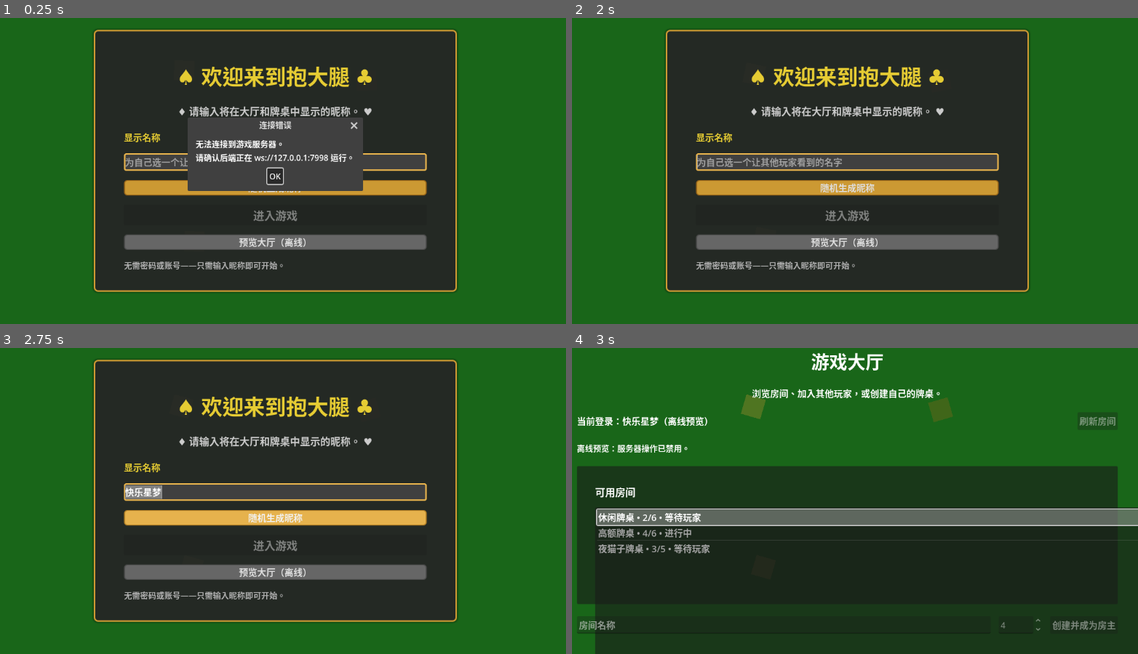
Above: before the commit, frames 1-4 (two rows, left to right).
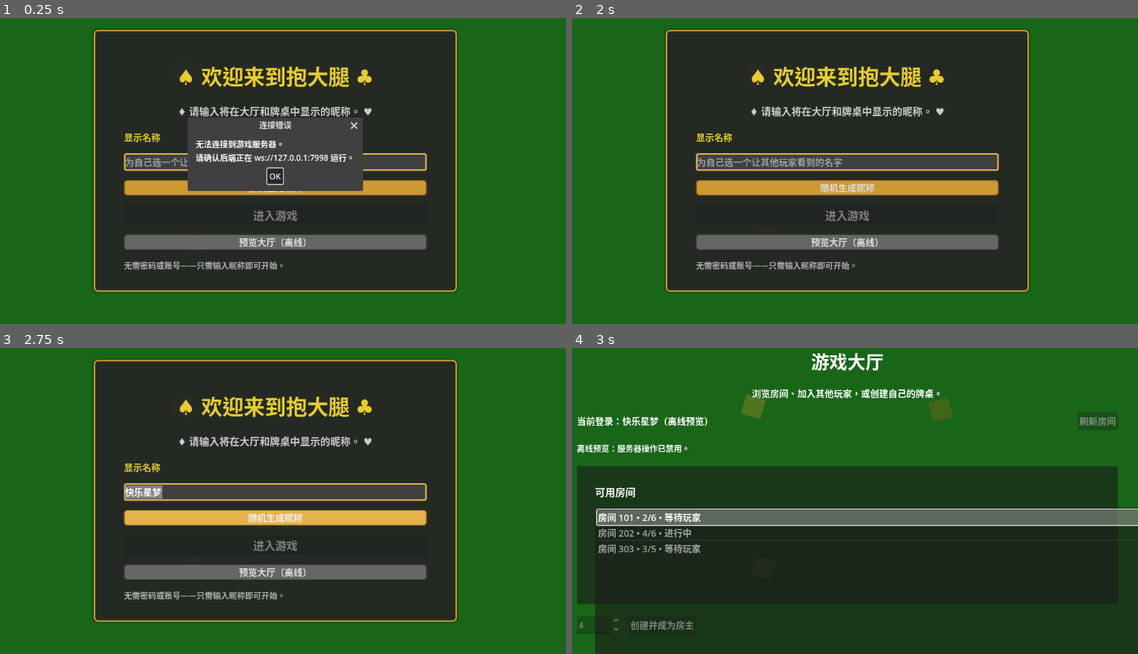
Above: after the commit, the same moments.

Repository: zt1106/vibe-baodatui2
Game: Godot game, scene res://main.tscn
Two runs of this game, one before a commit and one after it. Both use one fixed random seed, a clock stepped at 60 frames per second and the inputs below.
Inputs (mouse positions are in pixels of both pictures, inside the frame that each line leads up to):
- Up to frame 1 (0.25 s): no input
- Up to frame 2 (2 s): click (849, 161) at 0.52 s; type "Alex" at 0.6 s; click "OK" at 1.25 s
- Up to frame 3 (2.75 s): click "随机生成昵称" at 2 s
- Up to frame 4 (3 s): click "预览大厅（离线）" at 2.75 s

Frames 1-3 are identical in both runs. In frame 4, 1.2% of the frame differs, in the area x 1-97%, y 53-93%.

Commit message:
remove game room

Diff:
--- a/frontend/home_page.tscn
+++ b/frontend/home_page.tscn
@@ -417,12 +417,6 @@
 layout_mode = 2
 theme_override_constants/separation = 16
 
-[node name="RoomNameInput" type="LineEdit" parent="Lobby/MarginContainer/LobbyVBox/CreateRoomRow"]
-layout_mode = 2
-size_flags_horizontal = 3
-theme_override_font_sizes/font_size = 18
-placeholder_text = "房间名称"
-
 [node name="PlayerLimit" type="SpinBox" parent="Lobby/MarginContainer/LobbyVBox/CreateRoomRow"]
 layout_mode = 2
 min_value = 2.0
--- /dev/null
+++ b/frontend/logo.svg
@@ -0,0 +1,81 @@
+<svg xmlns="http://www.w3.org/2000/svg" xmlns:xlink="http://www.w3.org/1999/xlink" width="1200" height="600" viewBox="0 0 1200 600">
+  <defs>
+    <!-- 金色渐变（文本填充） -->
+    <linearGradient id="goldGradient" x1="0" y1="0" x2="0" y2="1">
+      <stop offset="0%" stop-color="#fff7cc"/>
+      <stop offset="45%" stop-color="#ffd657"/>
+      <stop offset="100%" stop-color="#cfa33d"/>
+    </linearGradient>
+
+    <!-- 红丝带渐变（拱形底纹） -->
+    <linearGradient id="ribbonGradient" x1="0" y1="0" x2="0" y2="1">
+      <stop offset="0%" stop-color="#ff5a5a"/>
+      <stop offset="100%" stop-color="#b10a0a"/>
+    </linearGradient>
+
+    <!-- 投影 -->
+    <filter id="dropShadow" x="-20%" y="-20%" width="140%" height="140%">
+      <feGaussianBlur in="SourceAlpha" stdDeviation="4" result="blur"/>
+      <feOffset in="blur" dx="0" dy="6" result="offset"/>
+      <feMerge>
+        <feMergeNode in="offset"/>
+        <feMergeNode in="SourceGraphic"/>
+      </feMerge>
+    </filter>
+
+    <!-- 轻微光晕（用于花色） -->
+    <filter id="suitGlow" x="-50%" y="-50%" width="200%" height="200%">
+      <feGaussianBlur stdDeviation="3" result="glow"/>
+      <feMerge>
+        <feMergeNode in="glow"/>
+        <feMergeNode in="SourceGraphic"/>
+      </feMerge>
+    </filter>
+
+    <!-- 文字路径：拱形（更圆润的弧度可下调中间控制点的 y 值） -->
+    <path id="archPath" d="M 180 420 C 460 120, 740 120, 1020 420" fill="none"/>
+  </defs>
+
+  <!-- 背景稍微来点深色，方便在浅色界面叠加（可移除） -->
+  <rect x="0" y="0" width="1200" height="600" fill="#0d0e11"/>
+
+  <!-- 拱形丝带底纹（突出扑克牌主题的红色调） -->
+  <use xlink:href="#archPath" stroke="url(#ribbonGradient)" stroke-width="42" stroke-linecap="round" filter="url(#dropShadow)"/>
+
+  <!-- 装饰：左右两侧的扑克牌花色 -->
+  <g filter="url(#suitGlow)">
+    <!-- 左侧 -->
+    <text x="140" y="395" font-size="70" font-family="Georgia, 'Times New Roman', serif" fill="#111">♣</text>
+    <text x="120" y="350" font-size="76" font-family="Georgia, 'Times New Roman', serif" fill="#e01414">♥</text>
+    <text x="180" y="330" font-size="64" font-family="Georgia, 'Times New Roman', serif" fill="#111">♠</text>
+    <text x="200" y="370" font-size="60" font-family="Georgia, 'Times New Roman', serif" fill="#e01414">♦</text>
+    <!-- 右侧 -->
+    <text x="1000" y="330" font-size="64" font-family="Georgia, 'Times New Roman', serif" fill="#111">♠</text>
+    <text x="1045" y="360" font-size="70" font-family="Georgia, 'Times New Roman', serif" fill="#e01414">♦</text>
+    <text x="1070" y="395" font-size="76" font-family="Georgia, 'Times New Roman', serif" fill="#111">♣</text>
+    <text x="1110" y="350" font-size="70" font-family="Georgia, 'Times New Roman', serif" fill="#e01414">♥</text>
+  </g>
+
+  <!-- 金色立体文字：抱大腿（沿拱形路径） -->
+  <text
+    font-size="180"
+    font-weight="900"
+    letter-spacing="10"
+    text-anchor="middle"
+    fill="url(#goldGradient)"
+    stroke="#2b1b00"
+    stroke-width="10"
+    paint-order="stroke fill"
+    filter="url(#dropShadow)"
+    font-family="'Nunito Sans', 'Noto Sans SC', 'PingFang SC', 'Hiragino Sans GB', 'Microsoft YaHei', 'WenQuanYi Micro Hei', sans-serif">
+    <textPath href="#archPath" startOffset="50%">抱大腿</textPath>
+  </text>
+
+  <!-- 高光闪点（更有“赌场/筹码灯”感觉） -->
+  <g opacity="0.9">
+    <circle cx="600" cy="180" r="3" fill="#fff"/>
+    <circle cx="560" cy="210" r="2.5" fill="#fff"/>
+    <circle cx="640" cy="205" r="2.5" fill="#fff"/>
+  </g>
+
+</svg>
--- a/frontend/scripts/home_page_controller.gd
+++ b/frontend/scripts/home_page_controller.gd
@@ -24,7 +24,6 @@
 var _refresh_rooms_button: Button = null
 var _join_room_button: Button = null
 var _room_list: ItemList = null
-var _room_name_input: LineEdit = null
 var _player_limit: SpinBox = null
 var _create_room_button: Button = null
 var _lobby_status_label: Label = null
@@ -111,7 +110,6 @@
 	_room_list = get_node_or_null("Lobby/MarginContainer/LobbyVBox/RoomPanel/RoomPanelMargin/RoomPanelVBox/RoomList") as ItemList
 	_join_room_button = get_node_or_null("Lobby/MarginContainer/LobbyVBox/RoomPanel/RoomPanelMargin/RoomPanelVBox/RoomActions/JoinRoomButton") as Button
 	_room_detail_label = get_node_or_null("Lobby/MarginContainer/LobbyVBox/RoomPanel/RoomPanelMargin/RoomPanelVBox/RoomDetailLabel") as RichTextLabel
-	_room_name_input = get_node_or_null("Lobby/MarginContainer/LobbyVBox/CreateRoomRow/RoomNameInput") as LineEdit
 	_player_limit = get_node_or_null("Lobby/MarginContainer/LobbyVBox/CreateRoomRow/PlayerLimit") as SpinBox
 	_create_room_button = get_node_or_null("Lobby/MarginContainer/LobbyVBox/CreateRoomRow/CreateRoomButton") as Button
 	_room_view_container = get_node_or_null("RoomView") as Control
@@ -474,8 +472,6 @@
 		_refresh_rooms_button.disabled = true
 	if _create_room_button:
 		_create_room_button.disabled = true
-	if _room_name_input:
-		_room_name_input.editable = false
 	if _player_limit:
 		_player_limit.editable = false
 	_join_room_button_disabled(true)
@@ -585,11 +581,11 @@
 		if room_id_variant == null:
 			continue
 		var room_id := int(room_id_variant)
-		var room_name := str(room_entry.get("name", "房间 %d" % room_id))
+		var room_label := _format_room_label(room_id)
 		var player_count := int(room_entry.get("player_count", 0))
 		var player_limit := int(room_entry.get("player_limit", 0))
 		var state_text: String = LobbyUtils.format_room_state(str(room_entry.get("state", "")))
-		var label := "%s • %d/%d • %s" % [room_name, player_count, player_limit, state_text]
+		var label := "%s • %d/%d • %s" % [room_label, player_count, player_limit, state_text]
 		if _room_list:
 			var index := _room_list.add_item(label)
 			_room_list.set_item_metadata(index, room_entry.duplicate(true))
@@ -657,8 +653,9 @@
 	_reset_room_view_controls()
 	_show_room_view()
 	_update_room_view(_current_room_detail)
-	var room_name := str(result.get("name", "房间"))
-	_set_room_view_status("已加入房间“%s”。" % room_name, false)
+	var room_id := int(result.get("id", -1))
+	var room_label := _format_room_label(room_id)
+	_set_room_view_status("已加入%s。" % room_label, false)
 	_set_lobby_status("", false)
 
 func _on_room_join_error(error_data: Dictionary) -> void:
@@ -674,13 +671,6 @@
 		_set_lobby_status("离线预览：无法创建房间。", true)
 		return
 	if _room_create_inflight:
-		return
-	if _room_name_input == null:
-		return
-	var room_name := _room_name_input.text.strip_edges()
-	if room_name.is_empty():
-		_set_lobby_status("请输入房间名称以创建。", true)
-		_room_name_input.grab_focus()
 		return
 	var limit := 4
 	if _player_limit:
@@ -691,7 +681,7 @@
 	_set_lobby_status("正在创建房间...", false)
 	_send_request(
 		"room_create",
-		{"name": room_name, "player_limit": limit},
+		{"player_limit": limit},
 		Callable(self, "_on_room_create_success"),
 		Callable(self, "_on_room_create_error")
 	)
@@ -700,8 +690,6 @@
 	_room_create_inflight = false
 	if _create_room_button:
 		_create_room_button.disabled = false
-	if _room_name_input:
-		_room_name_input.text = ""
 	if typeof(result) != TYPE_DICTIONARY:
 		_set_room_view_status("房间已创建。", false)
 		_show_room_view()
@@ -710,8 +698,9 @@
 	_reset_room_view_controls()
 	_show_room_view()
 	_update_room_view(_current_room_detail)
-	var room_name := str(result.get("name", "房间"))
-	_set_room_view_status("已创建并成为“%s”的房主。" % room_name, false)
+	var room_id := int(result.get("id", -1))
+	var room_label := _format_room_label(room_id)
+	_set_room_view_status("已创建并成为%s的房主。" % room_label, false)
 	_set_lobby_status("", false)
 	_request_room_list()
 
@@ -862,12 +851,13 @@
 	if typeof(summary) != TYPE_DICTIONARY:
 		_room_detail_label.bbcode_text = "选择一个房间查看详情。"
 		return
-	var room_name: String = LobbyUtils.escape_bbcode(str(summary.get("name", "房间")))
+	var room_id := int(summary.get("id", -1))
+	var room_label: String = LobbyUtils.escape_bbcode(_format_room_label(room_id))
 	var state: String = LobbyUtils.format_room_state(str(summary.get("state", "")))
 	var player_count := int(summary.get("player_count", 0))
 	var player_limit := int(summary.get("player_limit", 0))
 	var lines: Array[String] = []
-	lines.append("[b]%s[/b]" % room_name)
+	lines.append("[b]%s[/b]" % room_label)
 	lines.append("状态：%s" % state)
 	lines.append("玩家：%d/%d" % [player_count, player_limit])
 	_room_detail_label.bbcode_text = "\n".join(lines)
@@ -875,7 +865,8 @@
 func _render_room_detail(detail: Variant) -> void:
 	if _room_detail_label == null or typeof(detail) != TYPE_DICTIONARY:
 		return
-	var room_name: String = LobbyUtils.escape_bbcode(str(detail.get("name", "房间")))
+	var room_id := int(detail.get("id", -1))
+	var room_label: String = LobbyUtils.escape_bbcode(_format_room_label(room_id))
 	var state: String = LobbyUtils.format_room_state(str(detail.get("state", "")))
 	var players: Array = detail.get("players", [])
 	var player_limit := players.size()
@@ -885,7 +876,7 @@
 	else:
 		player_limit = int(detail.get("player_limit", player_limit))
 	var lines: Array[String] = []
-	lines.append("[b]%s[/b]" % room_name)
+	lines.append("[b]%s[/b]" % room_label)
 	lines.append("状态：%s" % state)
 	lines.append("玩家：%d/%d" % [players.size(), player_limit])
 	for player_data in players:
@@ -970,13 +961,19 @@
 	var ready_state := LobbyUtils.format_player_state(str(entry.get("state", "")))
 	return "%s%s · %s" % [prefix, name, ready_state]
 
+func _format_room_label(room_id: int) -> String:
+	if room_id <= 0:
+		return "房间"
+	return "房间 %d" % room_id
+
 func _update_room_view(detail: Dictionary) -> void:
 	if _room_view_container == null:
 		return
 	if detail.is_empty():
 		_reset_room_view_controls()
 		return
-	var room_name := str(detail.get("name", "房间"))
+	var room_id := int(detail.get("id", -1))
+	var room_label := _format_room_label(room_id)
 	var state: String = LobbyUtils.format_room_state(str(detail.get("state", "")))
 	var players: Array = detail.get("players", [])
 	var limit := players.size()
@@ -987,7 +984,7 @@
 		limit = int(detail.get("player_limit", limit))
 	_current_room_config_limit = limit
 	if _room_view_title_label:
-		_room_view_title_label.text = "房间：%s" % room_name
+		_room_view_title_label.text = room_label
 	if _room_view_state_label:
 		_room_view_state_label.text = "状态：%s    玩家：%d/%d" % [state, players.size(), limit]
 	if _room_view_players_list:
--- a/frontend/scripts/mock_data.gd
+++ b/frontend/scripts/mock_data.gd
@@ -5,7 +5,6 @@
 	return [
 		{
 			"id": 101,
-			"name": "休闲牌桌",
 			"state": "waiting",
 			"player_count": 2,
 			"player_limit": 6,
@@ -18,7 +17,6 @@
 		},
 		{
 			"id": 202,
-			"name": "高额牌桌",
 			"state": "in_game",
 			"player_count": 4,
 			"player_limit": 6,
@@ -33,7 +31,6 @@
 		},
 		{
 			"id": 303,
-			"name": "夜猫子牌桌",
 			"state": "waiting",
 			"player_count": 3,
 			"player_limit": 5,
Not shown, changed: backend/src/integration_tests/room_service.zig
Not shown, changed: backend/src/messages.zig
Not shown, changed: backend/src/room_service.zig
